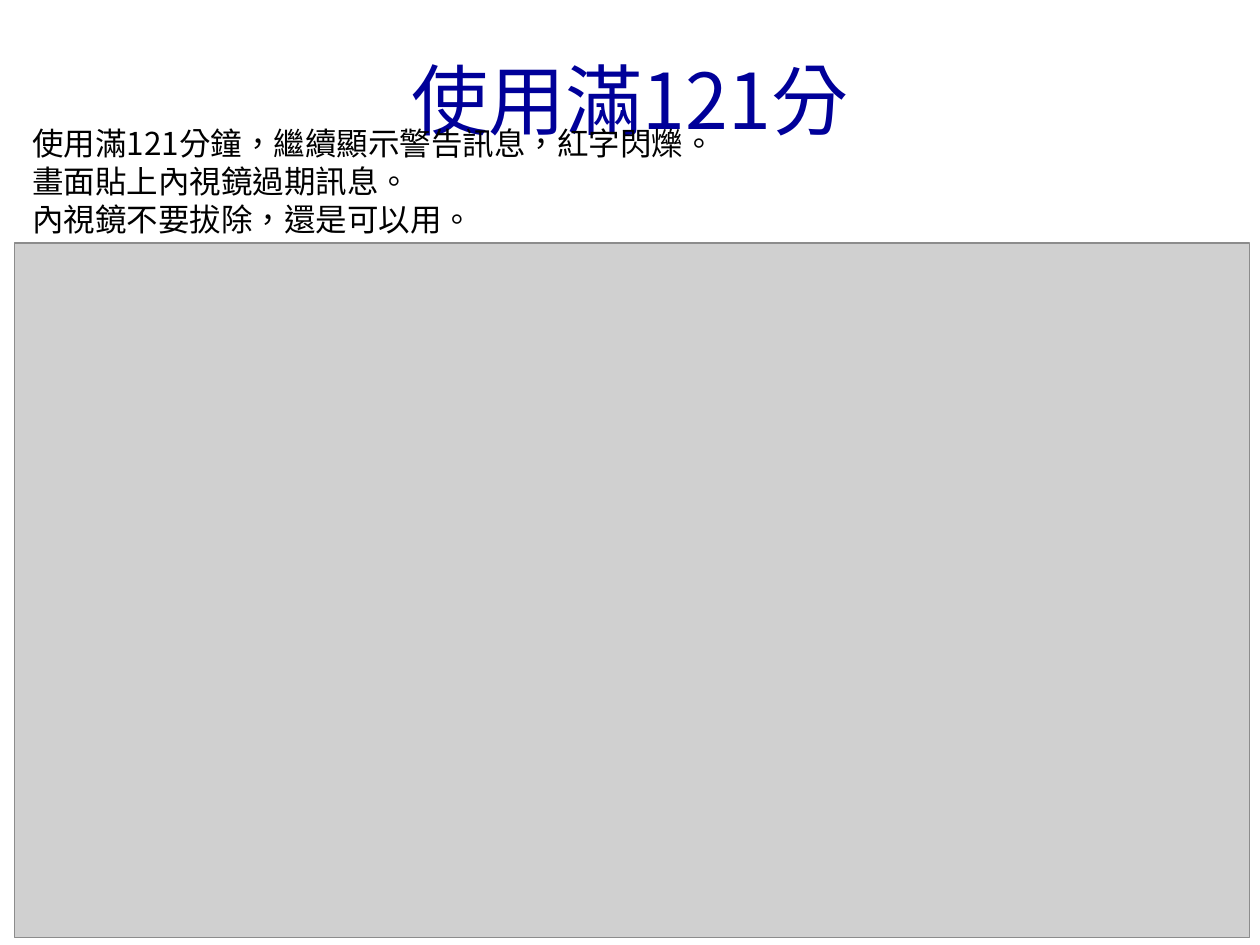
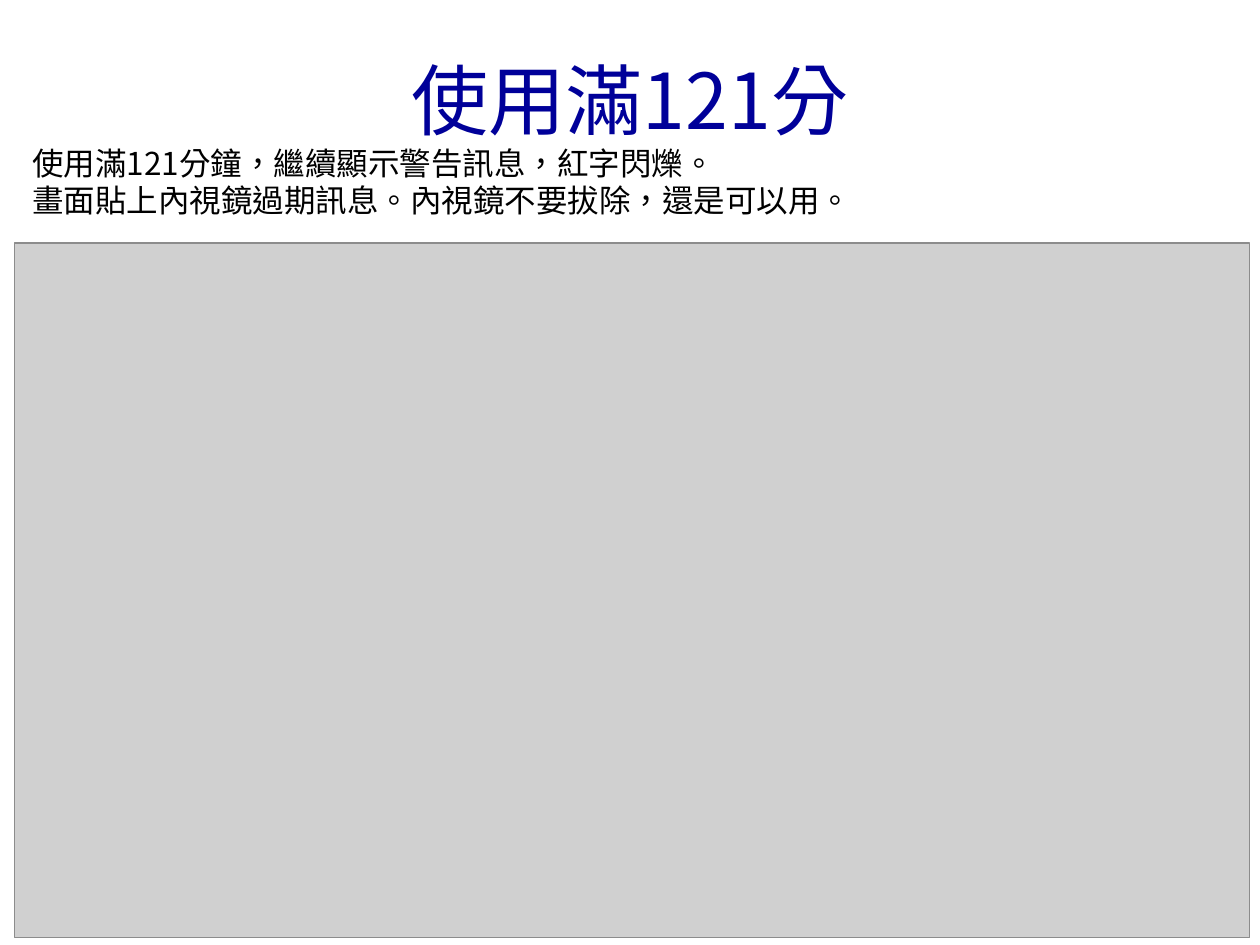
Before and after one commit to bunshue/vcs, a slide deck: slide 10 of _6.ims.tmp/內視鏡系統畫面v1.pptx. Drawn at 1260x945 pixels with LibreOffice and Linux fonts; fonts in the diff are those of the drawing; grey boxes stand for pictures; background and template pictures are left out. Boxes give left, top, right and bottom in pixels: in the first picture for what was removed or moved away, otherwise in the second. Text is boxed around its words. In the diff, an @@ line names an element or a change of style, - is before the commit and + after.

```diff
--- a/_6.ims.tmp/內視鏡系統畫面v1.pptx
+++ b/_6.ims.tmp/內視鏡系統畫面v1.pptx
@@ text "使用滿121分鐘，繼續顯示警告訊息，紅字閃爍。": place and size @@
-text "使用滿121分鐘，繼續顯示警告訊息，紅字閃爍。" at <box>32,123,714,234</box>
+text "使用滿121分鐘，繼續顯示警告訊息，紅字閃爍。" at <box>32,148,851,215</box>
@@ text at <box>32,185,851,215</box>: text changed @@
-畫面貼上內視鏡過期訊息。
-內視鏡不要拔除，還是可以用。
+畫面貼上內視鏡過期訊息。內視鏡不要拔除，還是可以用。
```
Also in this commit, not shown: 13 other slides changed, 38 other files.
